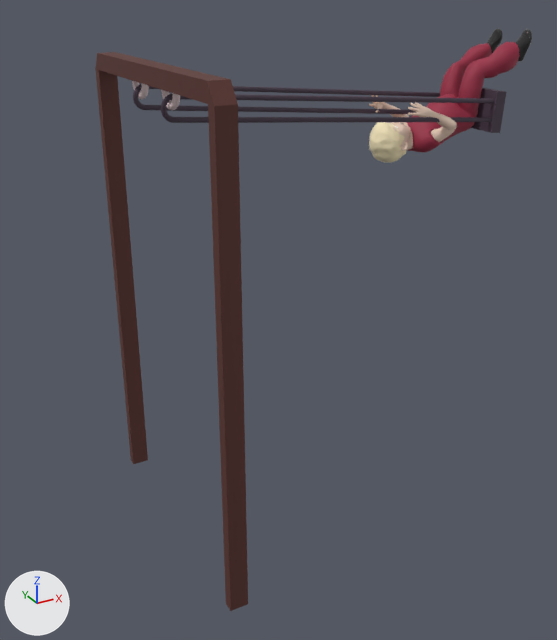
An edit to the FBX model Content/blender/Andere/Schaukel/schaukelSchnell.fbx, drawn before and after from the same camera.
Rendered twice from a 50 mm lens placed at (-4.26, -11.6, 1.71), pointed at (2.06, -0.11, -4.03). The lights are fixed; the arrows at lower left show +X, +Y and +Z. Where no turn or scale is listed for an object, it has been applied to the vertices.

Before the edit, the objects in view are built like this:
```python
me_cube_000 = bpy.data.meshes.new('Cube.000')
me_cube_000.from_pydata(...)  # 1176 vertices, 1174 faces; spans x -0.16..0.16, y -2.54..2.54, z -8.37..0.14
# faces by material slot: [22, 1152]
me_cube_000.materials.append(mat_schaukel_holz_001)  # brown #5a312b
me_cube_000.materials.append(mat_schaukel_haken_001)  # white #e7d1d4
me_torus_001 = bpy.data.meshes.new('Torus.001')
me_torus_001.from_pydata(...)  # 20199 vertices, 19510 faces; spans x -6.1..8.5, y -42.1..1.2, z -7.4..7.6
me_torus_001.materials.append(mat_schaukel_bewegliches)  # dark purple #483949
me_torus_001.materials.append(mat_kolja_mund_003)  # pink #ff9592
me_torus_001.materials.append(mat_kolja_zahne_002)  # light grey #d1d1d1
me_torus_001.materials.append(mat_kolja_kleidung_002)  # red #992743
me_torus_001.materials.append(mat_kolja_body_defaultskin_004)  # beige #edd1be
me_torus_001.materials.append(mat_kolja_shoes05_shoes05_003)  # black #2a2a2a
me_torus_001.materials.append(mat_kolja_augenbrauen_002)  # beige #fff3c8
me_torus_001.materials.append(mat_kolja_haare_003)  # beige #fff1c5
me_torus_001.materials.append(mat_kolja_high_poly_eye_deepblue_003)  # white #ffffff
ob_cube = bpy.data.objects.new('Cube', me_cube_000)
ob_cube.location = (-0.02, 0.01, 0.43)
ob_torus_001 = bpy.data.objects.new('Torus.001', me_torus_001)
ob_torus_001.location = (0.0, 0.0, -0.01)
ob_torus_001.rotation_euler = (1.082, -1.484, 0.509)  # degrees (62, -85, 29)
ob_torus_001.scale = (0.169, 0.169, 0.112)
```
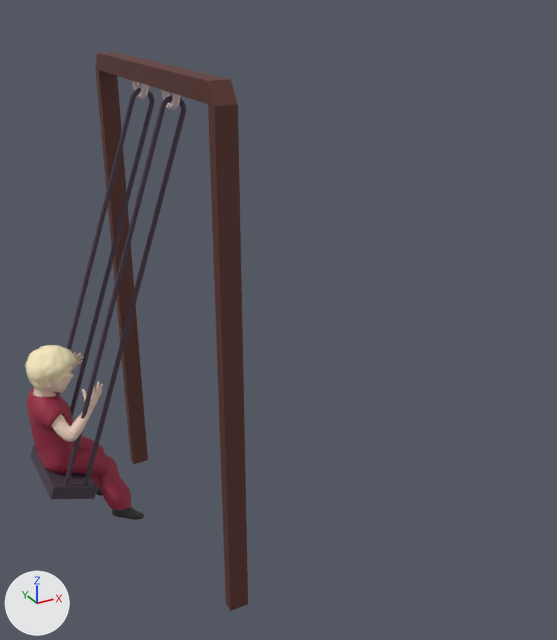
What differs and where, as boxes [x1, y1, x2, y2] in the pictures (557 x 640 px):
'Torus.001', turned
    before: [133, 28, 532, 163]
    after: [25, 88, 186, 520]

What changed in the scene script:
```text
Change ob_torus_001:
    ob_torus_001.rotation_euler: (1.082, -1.484, 0.509) -> (1.604, 0.336, 0.0449)  # degrees (62, -85, 29) -> degrees (92, 19, 2.6)
```
